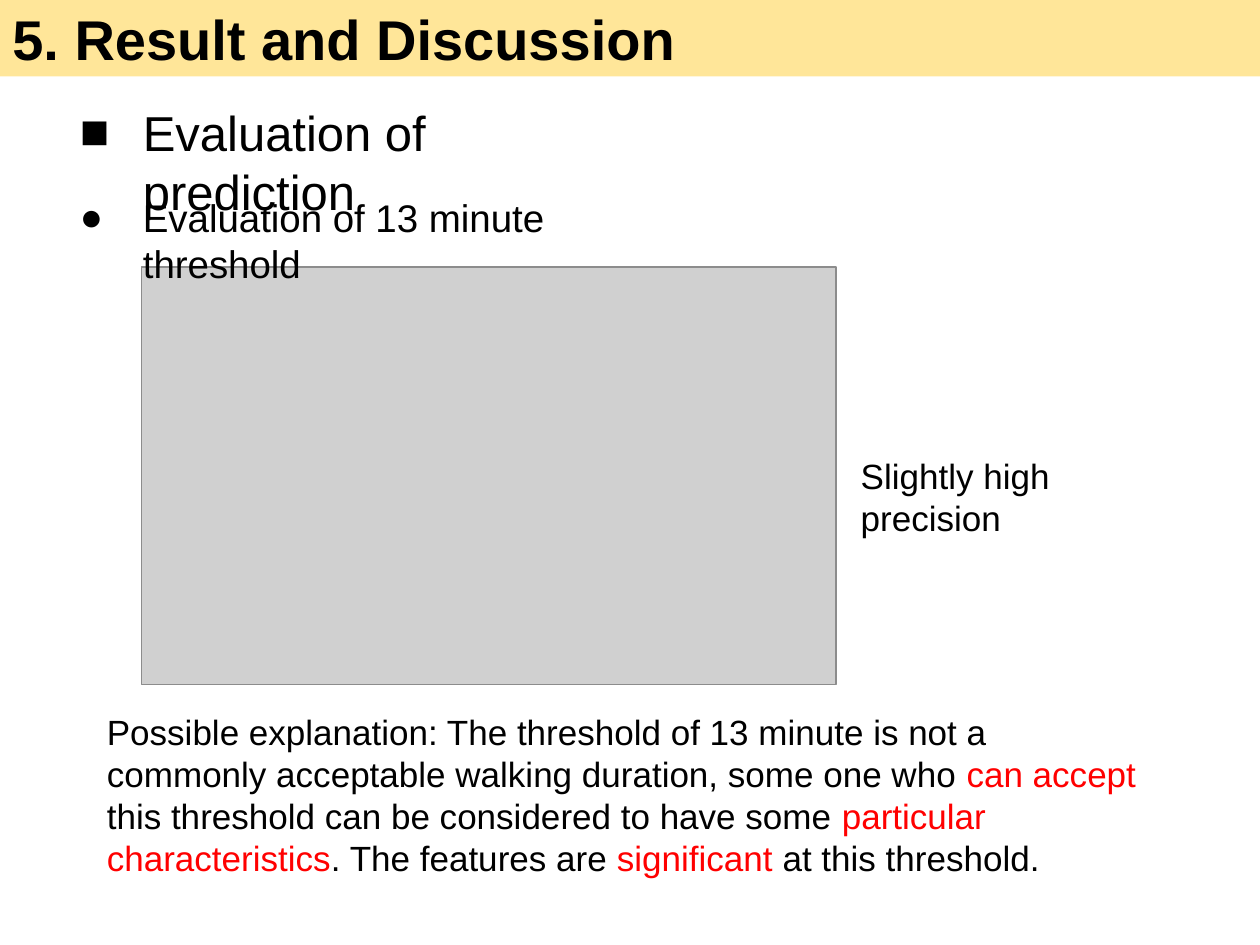
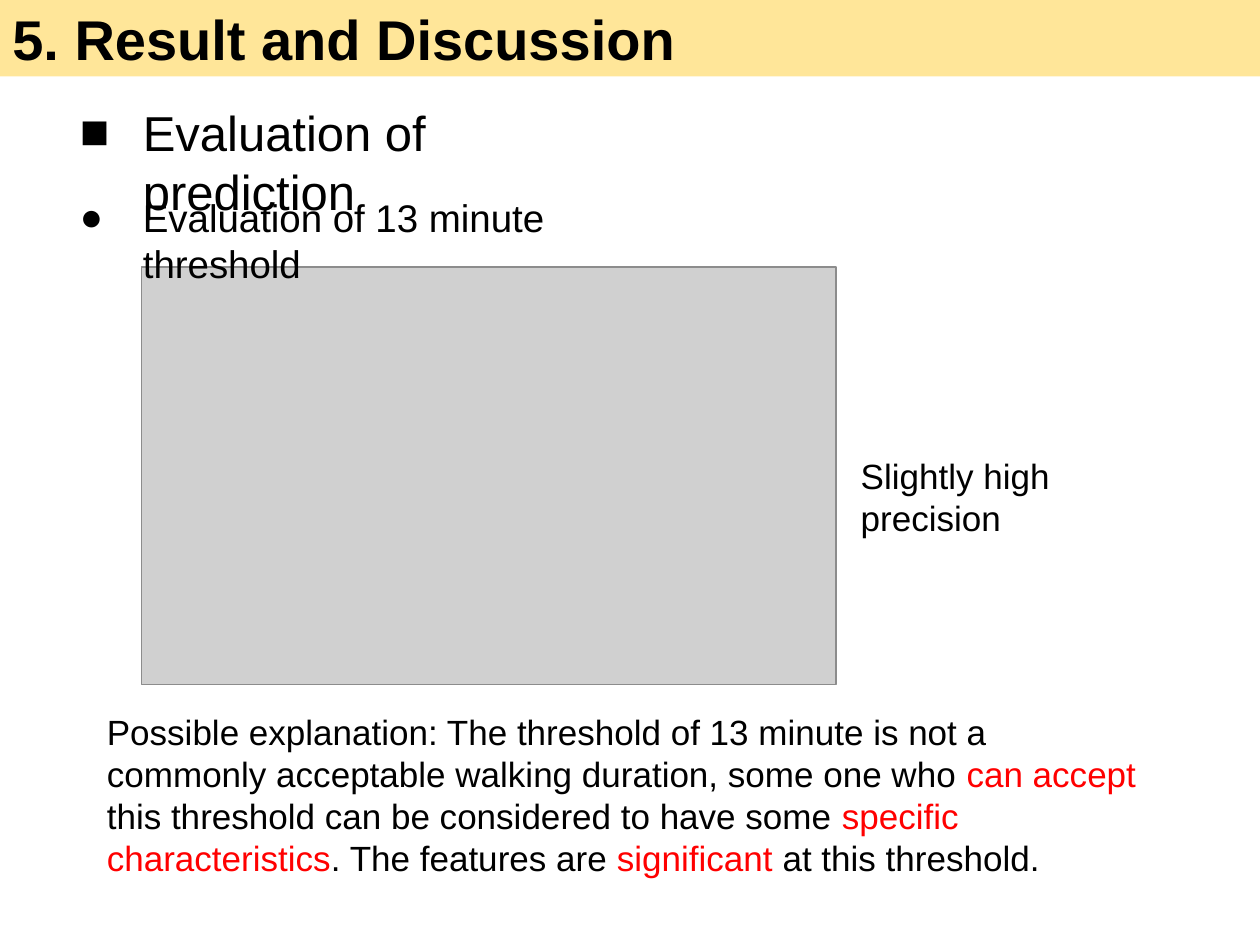
Before and after one commit to 7bder/Thesis, a slide deck: slide 71 of presentation/All in One.pptx (slide 70 before the commit). Drawn at 1260x945 pixels with LibreOffice and Linux fonts; fonts in the diff are those of the drawing; grey boxes stand for pictures. Boxes give left, top, right and bottom in pixels: in the first picture for what was removed or moved away, otherwise in the second. Text is boxed around its words. In the diff, an @@ line names an element or a change of style, - is before the commit and + after.

```diff
--- a/presentation/All in One.pptx
+++ b/presentation/All in One.pptx
@@ text at (107,719,1136,878): text changed @@
-Possible explanation: The threshold of 13 minute is not a commonly acceptable walking duration, some one who can accept this threshold can be considered to have some particular characteristics. The features are significant at this threshold.
+Possible explanation: The threshold of 13 minute is not a commonly acceptable walking duration, some one who can accept this threshold can be considered to have some specific characteristics. The features are significant at this threshold.
```
Also in this commit, not shown: 7 other slides changed, 42 other files.
